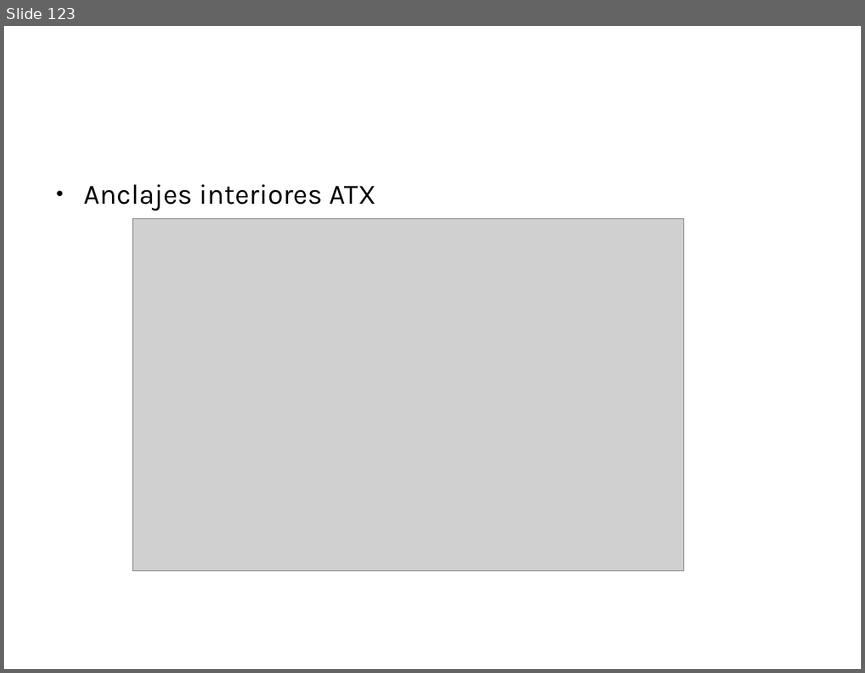
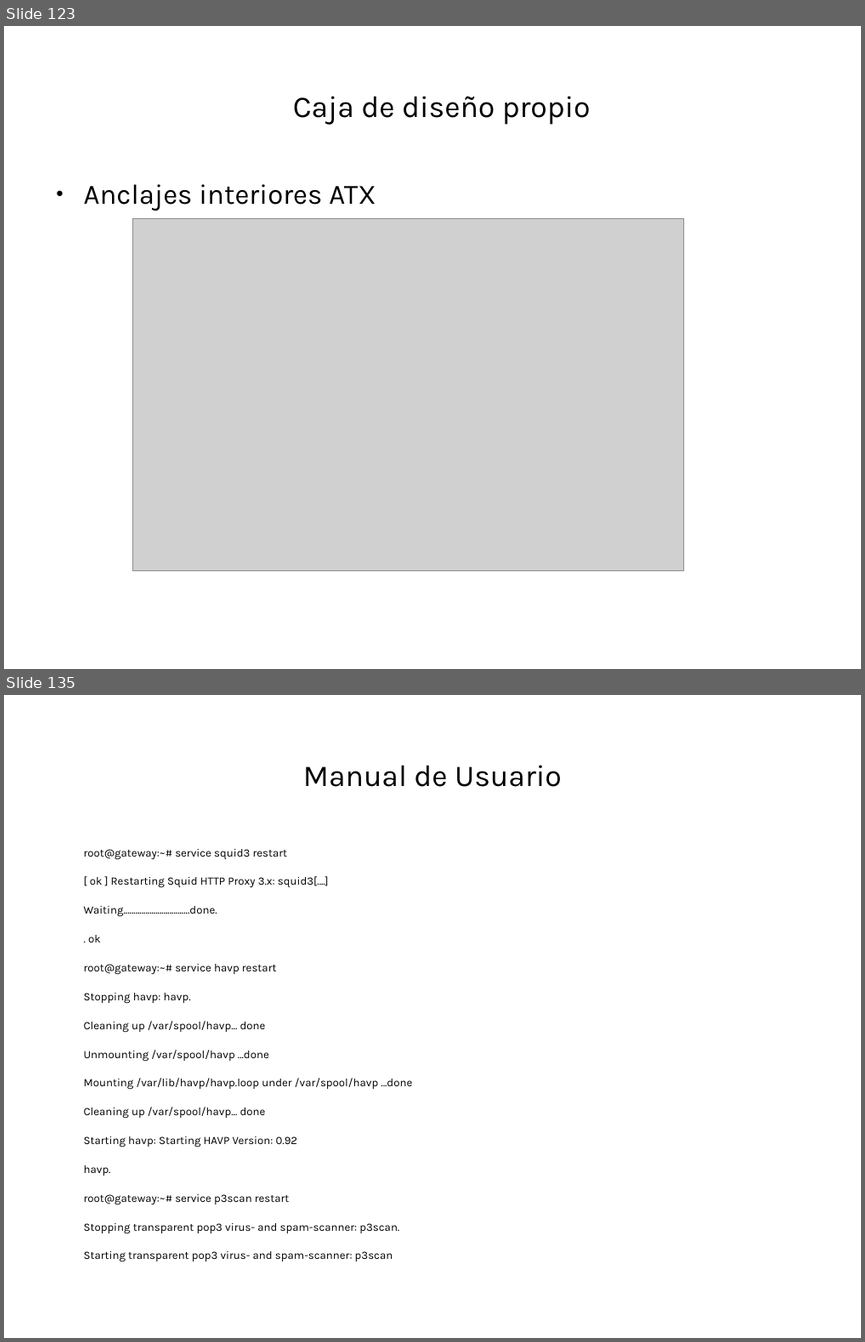
Before and after one commit to robertord/Ecoraee, a slide deck: Presentaciones/PresentacionApliance.odp. Shown one above the other, each under a label of ours: slide 123 before the commit, slides 123 and 135 after it; the slides between them are not shown. The pictures are 865x673 and 865x1342 pixels, drawn with LibreOffice and Linux fonts; fonts in the diff are those of the drawing; grey boxes stand for pictures; background and template pictures are left out. Boxes give left, top, right and bottom in pixels: in the first picture for what was removed or moved away, otherwise in the second. Text is boxed around its words. In the diff, an @@ line names an element or a change of style, - is before the commit and + after.

```diff
--- a/Presentaciones/PresentacionApliance.odp
+++ b/Presentaciones/PresentacionApliance.odp
@@ slide 135 added at [4,695,861,1338], background #FFFFFF @@
@@ title added at [303,765,562,787], 28 pt, text #000000 @@
+Manual de Usuario
@@ text added at [84,849,412,1262], 10.4 pt, text #000000 @@
+root@gateway:~# service squid3 restart
+[ ok ] Restarting Squid HTTP Proxy 3.x: squid3[....]
+Waiting.................................done.
+. ok
+root@gateway:~# service havp restart
+Stopping havp: havp.
+Cleaning up /var/spool/havp... done
+Unmounting /var/spool/havp ...done
+Mounting /var/lib/havp/havp.loop under /var/spool/havp ...done
+Cleaning up /var/spool/havp... done
+Starting havp: Starting HAVP Version: 0.92
+havp.
+root@gateway:~# service p3scan restart
+Stopping transparent pop3 virus- and spam-scanner: p3scan.
+Starting transparent pop3 virus- and spam-scanner: p3scan
@@ slide 123 changed as well @@
@@ title added at [293,96,590,125], 28 pt, text #000000 @@
+Caja de diseño propio
```
Also in this commit, not shown: 46 other slides added, 1 other file.
